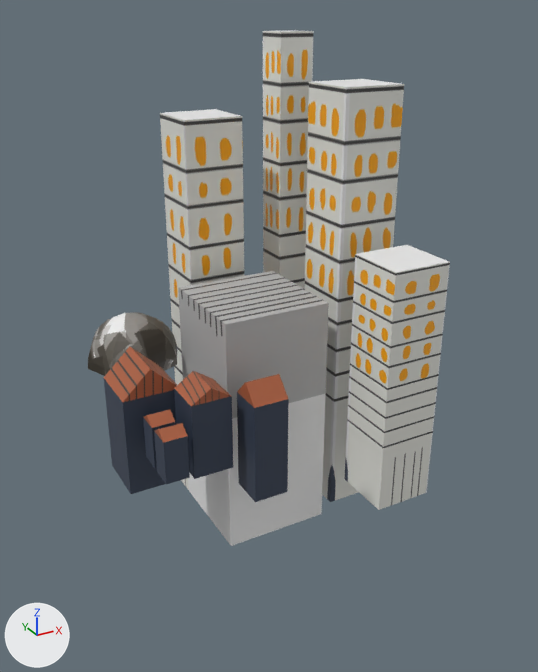
A saved change to the glTF model assets/models/environment/Residentials.glb.
Both versions are drawn from a camera (50 mm lens) standing at (-0.542, -1.121, 1.519) and looking at (0.033, -0.076, 0.997). Lighting does not change. The marker at lower left points along +X, +Y and +Z. Vertices at the same position are counted once.

Names of what the first picture shows: 'Residentials'.
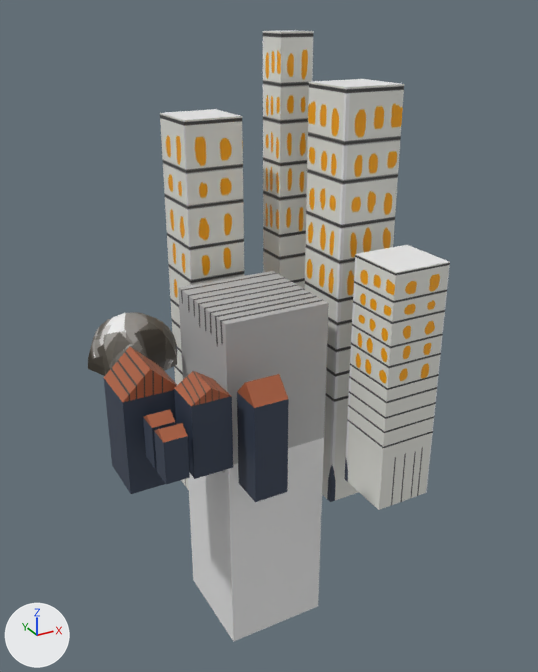
The newer file is also turned or shifted as a whole; pictures and numbers use the older file's frame.

Boxes (x1, y1, x2, y2) around the edits, measured in the pictures (538 x 672 px; the box of a moved part takes in the faces that stretch with it):
'Residentials', reshaped (19% taller)
    before: (88, 30, 450, 546)
    after: (88, 30, 450, 642)
part 1 of me_cube_013, moved or reshaped
    before: (178, 288, 329, 546)
    after: (178, 288, 329, 642)

Diff of the bpy script that builds the scene:
```diff
--- a/assets/models/environment/Residentials.glb.py
+++ b/assets/models/environment/Residentials.glb.py
@@ me_cube_013 @@
 me_cube_013.from_pydata(...)  # 155 vertices, 240 faces; spans x -0.04..0.469, y -0.045..0.405, z -0.495..0.4
 # used by ob_residentials; location = (-0.222, -0.25, 1.084)
 # before: 115 (0.125, 0.074, -0.42) at pixel (231, 545), 117 (0.125, 0.26, -0.42) at pixel (188, 490), 119 (0.311, 0.074, -0.42) at pixel (321, 513), 121 (0.311, 0.26, -0.42)
+# me_cube_013 part 1
+for i in [115, 117, 119, 121]: me_cube_013.vertices[i].co += Vector((0.0, 0.0, -0.221))
 me_cube_013.materials.append(mat_residentials)
```
